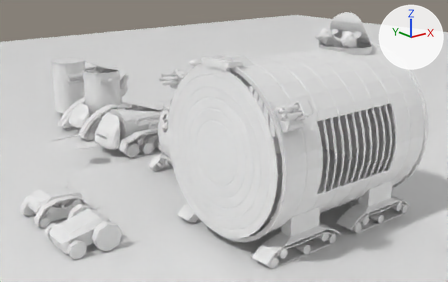
An edit to the Blender file tincan.blend, drawn before and after from the same camera.
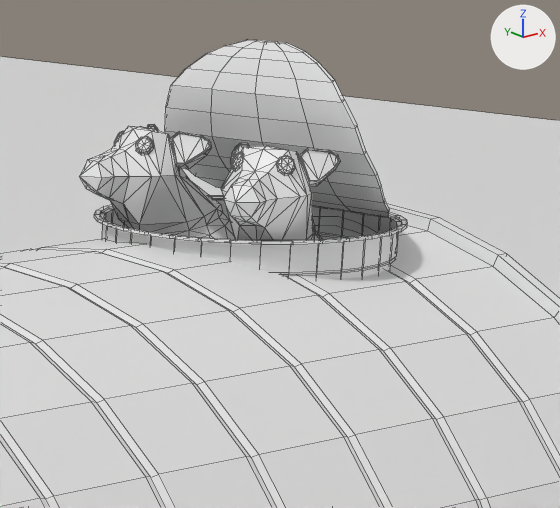
The first picture shows the older version from a camera (50 mm lens) standing at (-16.2, -15.7, 10.1) and looking at (0.8, 5.5, 1.6). The close-ups show both versions on the part from 67% to 90% of the width and 2% to 34% of the height of that picture; other places that the commit changed are outside them. The axes (+X, +Y, +Z) are drawn at upper right. The lights are the same throughout. The close-ups show mesh edges as thin lines.

In view in the first close-up: 'Base Can.001', 'Can_Body', 'Plane', 'Rat1.001', 'Rat1.002', 'Tin lid.001'.
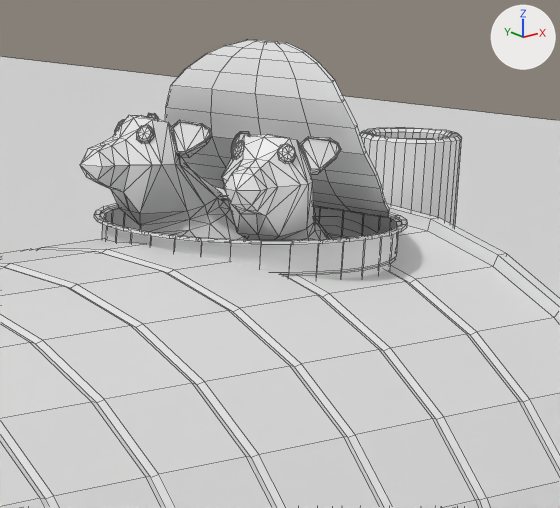
Edits to the bpy script that builds the scene:
```text
Add me_cylinder_015:
    me_cylinder_015.from_pydata(...)  # 236 vertices, 207 faces; spans x 0.0..1.23, y 0.0..1.3, z -1.44..3.1
    me_cylinder_015.materials.append(mat_material)  # its picture is missing
Change ob_rat1_001:
    ob_rat1_001.location: (2.311, 0.504, 5.483) -> (2.311, 0.504, 5.56)
Change ob_rat1_002:
    ob_rat1_002.location: (2.186, -0.487, 5.483) -> (2.186, -0.487, 5.56)
Add ob_cylinder_004:
    ob_cylinder_004 = bpy.data.objects.new('Cylinder.004', me_cylinder_015)
    ob_cylinder_004.location = (3.463, 0.0, 3.834)
    _m = ob_cylinder_004.modifiers.new('Mirror', 'MIRROR')
    _m.use_axis = (False, True, False)
```

Location of each change, (x1, y1, x2, y2) in pixels of the close-ups (560 x 508 px):
'Rat1.001', moved: before (79, 124, 235, 240); after (80, 113, 247, 240)
'Rat1.002', moved: before (221, 143, 340, 240); after (222, 132, 341, 240)
'Cylinder.004', added: after (360, 127, 462, 226)
